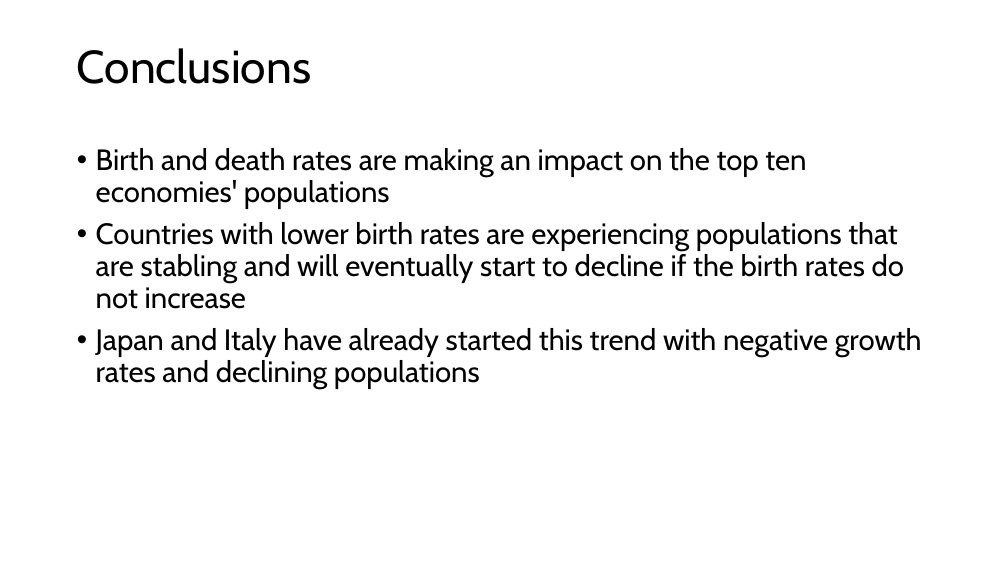
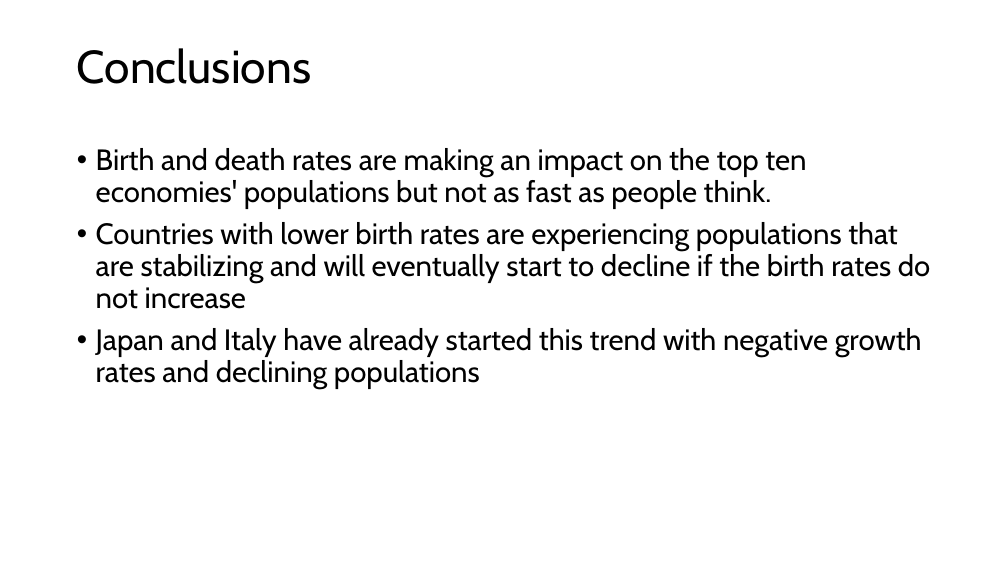
Before and after one commit to wwwinters/MSDS-670-MidTerm-Project, a slide deck: slide 9 of documents/Winters_MidTermProject.pptx. Drawn at 1008x567 pixels with LibreOffice and Linux fonts; fonts in the diff are those of the drawing. Boxes give left, top, right and bottom in pixels: in the first picture for what was removed or moved away, otherwise in the second. Text is boxed around its words. In the diff, an @@ line names an element or a change of style, - is before the commit and + after.

```diff
--- a/documents/Winters_MidTermProject.pptx
+++ b/documents/Winters_MidTermProject.pptx
@@ text at bbox=[96, 148, 930, 309]: text changed @@
-• Birth and death rates are making an impact on the top ten economies' populations
-• Countries with lower birth rates are experiencing populations that are stabling and will eventually start to decline if the birth rates do not increase
+• Birth and death rates are making an impact on the top ten economies' populations but not as fast as people think.
+• Countries with lower birth rates are experiencing populations that are stabilizing and will eventually start to decline if the birth rates do not increase
```
Also in this commit, not shown: 2 other slides changed, 6 other files.
